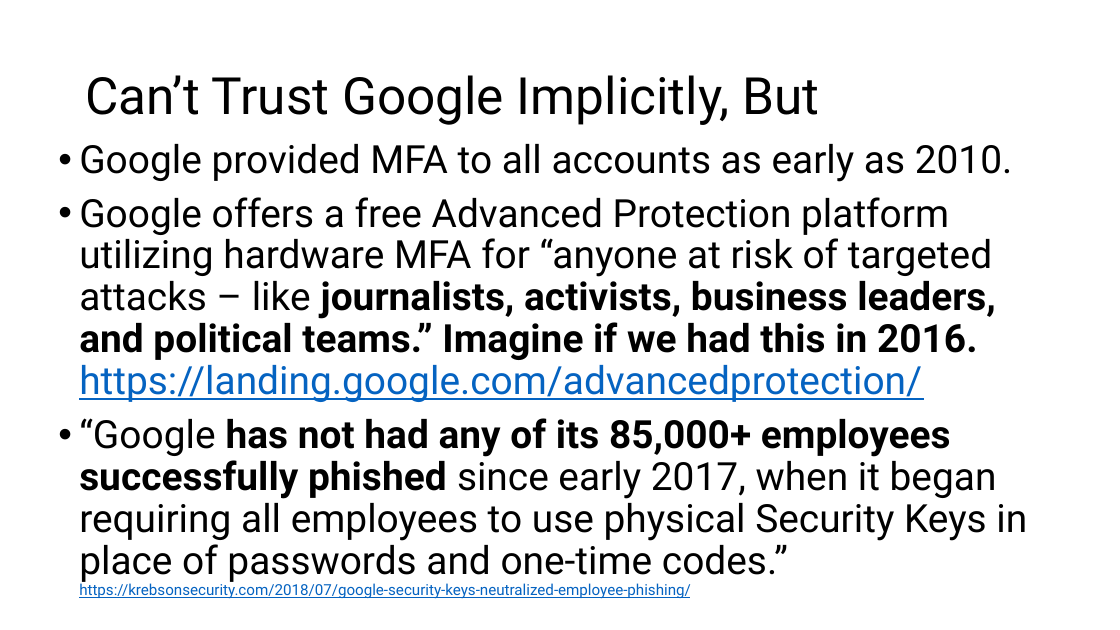
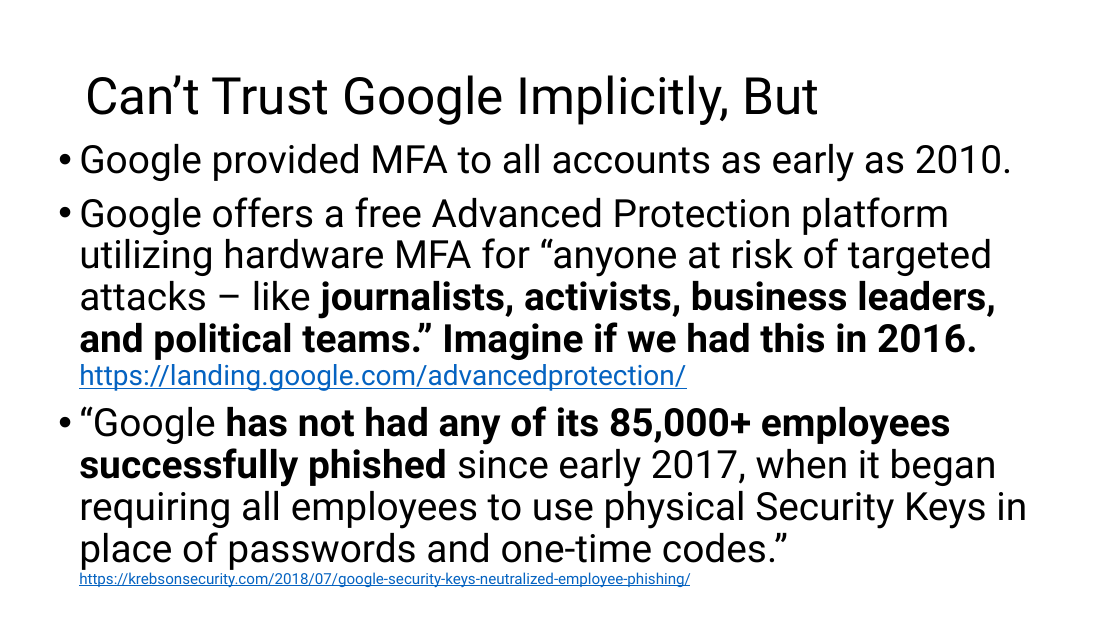
Before and after one commit to williamadba/Public-Presentations, a slide deck: slide 31 of Activ8 Lightning Night 2020/Personal Practical Cybersecurity.pptx (slide 32 before the commit). Drawn at 1120x630 pixels with LibreOffice and Linux fonts; fonts in the diff are those of the drawing. Boxes give left, top, right and bottom in pixels: in the first picture for what was removed or moved away, otherwise in the second. Text is boxed around its words. In the diff, an @@ line names an element or a change of style, - is before the commit and + after.

```diff
--- a/Activ8 Lightning Night 2020/Personal Practical Cybersecurity.pptx
+++ b/Activ8 Lightning Night 2020/Personal Practical Cybersecurity.pptx
@@ text at bbox=[79, 197, 996, 391]: size 33.3 to 24.1 pt in "https://landing.google.com/advancedprotection/" @@
```
Also in this commit, not shown: 14 other slides changed, 1 slide removed.
